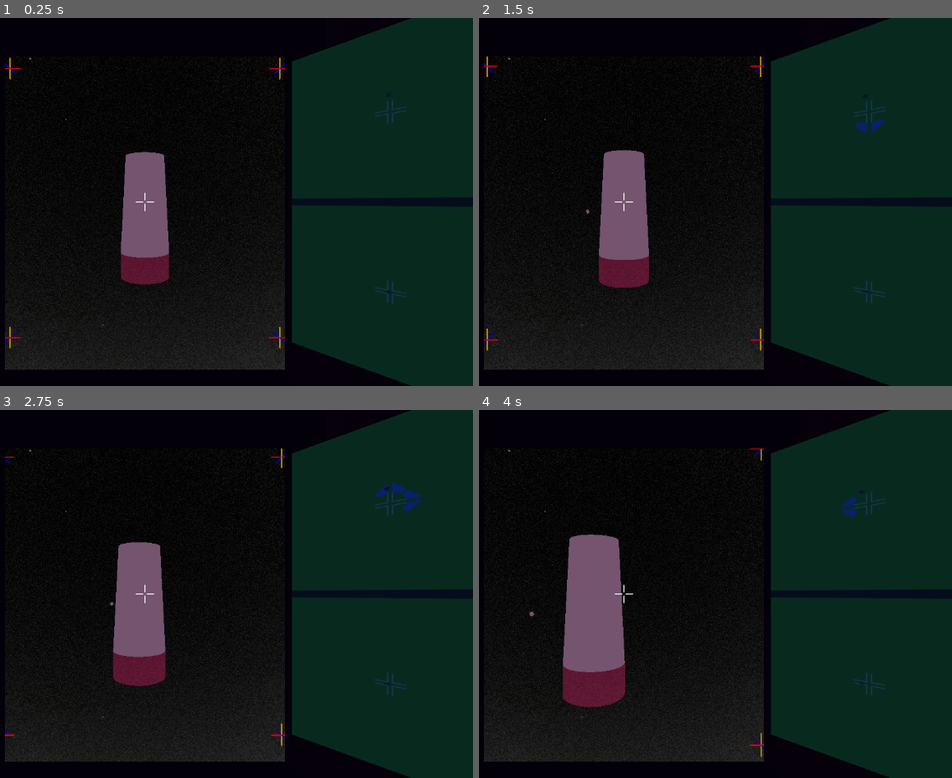
Above: before the commit, frames 1-4 (two rows, left to right).
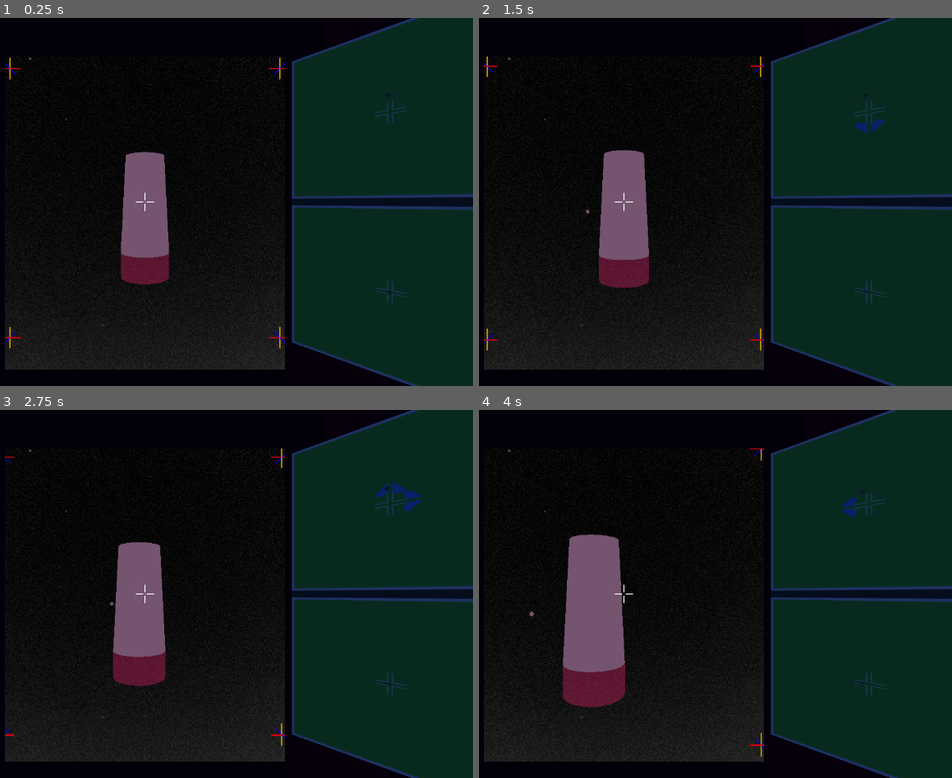
Above: after the commit, the same moments.

Repository: Wake1st/SpaceFlyer
Game: Godot game, scene res://level/space.tscn
Two runs of this game, one before a commit and one after it. Both use one fixed random seed, a clock stepped at 60 frames per second and the inputs below.
Inputs:
- Up to frame 1 (0.25 s): no input
- Up to frame 2 (1.5 s): tap Enter at 0.5 s; hold W (forward) 0.53-1.28 s; hold A (yaw) 0.53-1.28 s; hold S (backward) from 1.28 s (still down); tap Keypad 8 (a-pitch) at 1.35 s
- Up to frame 3 (2.75 s): tap A (yaw) at 1.55, 2.3 s; tap R (reset_level) at 2 s; release S (backward) at 2.03 s; hold W (forward) from 2.03 s (still down); hold Keypad 6 (a-roll) from 2.03 s (still down)
- Up to frame 4 (4 s): release Keypad 6 (a-roll) at 2.78 s; tap D (a_yaw) at 2.85 s; tap A (yaw) at 3.05 s; release W (forward) at 3.53 s; hold Keypad 4 (left) from 3.53 s (still down); hold A (yaw) from 3.53 s (still down); tap F (action) at 3.6 s

The runs differ from the first frame. In frame 1, 1.5% of the frame differs, in the area x 61-100%, y 0-100%; in frame 2, 1.5%; in frame 3, 1.5%; in frame 4, 1.5%.

Commit message:
more tweaks - still wont draw on all screens

Diff:
--- a/hardware/radar_panel/radar_background.tres
+++ b/hardware/radar_panel/radar_background.tres
@@ -2,3 +2,9 @@
 
 [resource]
 bg_color = Color(0.392157, 0.756863, 0.309804, 1)
+border_width_left = 4
+border_width_top = 4
+border_width_right = 4
+border_width_bottom = 4
+border_color = Color(0.984314, 0.862745, 0.945098, 1)
+anti_aliasing = false
--- a/hardware/radar_panel/radar_panel.gd
+++ b/hardware/radar_panel/radar_panel.gd
@@ -3,7 +3,7 @@
 
 @export var controlsCapture:Node
 @export var scanningDistance = 1000
-@export var innerBorder = 10
+@export var innerBorder = 6
 
 var ping:Sprite2D
 var pingScale
@@ -57,6 +57,7 @@
 
 func reference_capture():
 	ping = %Screen/References/RadarPing
+
 	XYWindow = %Screen/Active/XYScan
 	XZWindow = %Screen/Active/XZScan
 	ZYWindow = %Screen/Active/ZYScan
@@ -95,28 +96,28 @@
 
 func draw_thrusts(dir:Vector3):
 	if dir.x > 0:
+		draw_motion(XZWindow,thrustRight)
 		draw_motion(XYWindow,thrustRight)
-		draw_motion(XZWindow,thrustRight)
 		draw_motion(ZYWindow,thrustTowards)
 	if dir.x < 0:
+		draw_motion(XZWindow,thrustLeft)
 		draw_motion(XYWindow,thrustLeft)
-		draw_motion(XZWindow,thrustLeft)
 		draw_motion(ZYWindow,thrustAway)
 	if dir.y > 0:
+		draw_motion(XZWindow,thrustTowards)
 		draw_motion(XYWindow,thrustUp)
-		draw_motion(XZWindow,thrustTowards)
 		draw_motion(ZYWindow,thrustUp)
 	if dir.y < 0:
+		draw_motion(XZWindow,thrustAway)
 		draw_motion(XYWindow,thrustDown)
-		draw_motion(XZWindow,thrustAway)
 		draw_motion(ZYWindow,thrustDown)
 	if dir.z > 0:
+		draw_motion(XZWindow,thrustDown)
 		draw_motion(XYWindow,thrustTowards)
-		draw_motion(XZWindow,thrustDown)
 		draw_motion(ZYWindow,thrustLeft)
 	if dir.z < 0:
+		draw_motion(XZWindow,thrustUp)
 		draw_motion(XYWindow,thrustAway)
-		draw_motion(XZWindow,thrustUp)
 		draw_motion(ZYWindow,thrustRight)
 
 
@@ -153,13 +154,12 @@
 		window.position.x + window.size.x/2,
 		window.position.y + window.size.y/2
 	)
-	print("pos: ", s.position)
 	window.add_child(s)
+	print("pos: ", window.get_child(window.get_child_count()-1).position)
 
 
 func draw_items():
 	for coord in pingCoords:
-#		print("coords: ", coord.xy, coord.xz, coord.zy)
 		draw_ping(XYWindow, coord.xy, xyFlip)
 		draw_ping(XZWindow, coord.xz, xzFlip)
 		draw_ping(ZYWindow, coord.zy, zyFlip)
@@ -183,7 +183,7 @@
 		window.size.y - innerBorder,
 	)
 
-	p.transform[2] = Vector2(clampHorizontal, clampVertical)
+	p.position = Vector2(clampHorizontal, clampVertical)
 	window.add_child(p)
 
 
--- a/hardware/radar_panel/radar_panel.tscn
+++ b/hardware/radar_panel/radar_panel.tscn
@@ -15,8 +15,6 @@
 
 [sub_resource type="QuadMesh" id="QuadMesh_yedgm"]
 
-[sub_resource type="CompressedTexture2D" id="CompressedTexture2D_ab462"]
-
 [node name="RadarPanel" type="Node3D"]
 script = ExtResource("1_4tnm2")
 
@@ -28,6 +26,17 @@
 unique_name_in_owner = true
 
 [node name="Active" type="Node2D" parent="Screen"]
+
+[node name="XZScan" type="Panel" parent="Screen/Active"]
+offset_right = 250.0
+offset_bottom = 250.0
+theme_override_styles/panel = ExtResource("3_wh8w6")
+metadata/_edit_use_anchors_ = true
+
+[node name="XZCenter" type="Sprite2D" parent="Screen/Active"]
+z_index = 100
+position = Vector2(125, 125)
+texture = ExtResource("3_bj0be")
 
 [node name="XYScan" type="Panel" parent="Screen/Active"]
 anchors_preset = 2
@@ -43,17 +52,6 @@
 [node name="XYCenter" type="Sprite2D" parent="Screen/Active"]
 z_index = 100
 position = Vector2(125, 387)
-texture = ExtResource("3_bj0be")
-
-[node name="XZScan" type="Panel" parent="Screen/Active"]
-offset_right = 250.0
-offset_bottom = 250.0
-theme_override_styles/panel = ExtResource("3_wh8w6")
-metadata/_edit_use_anchors_ = true
-
-[node name="XZCenter" type="Sprite2D" parent="Screen/Active"]
-z_index = 100
-position = Vector2(387, 387)
 texture = ExtResource("3_bj0be")
 
 [node name="ZYScan" type="Panel" parent="Screen/Active"]
@@ -74,7 +72,7 @@
 
 [node name="ZYCenter" type="Sprite2D" parent="Screen/Active"]
 z_index = 100
-position = Vector2(125, 125)
+position = Vector2(387, 387)
 texture = ExtResource("3_bj0be")
 
 [node name="References" type="Control" parent="Screen"]
@@ -128,7 +126,7 @@
 texture = ExtResource("11_daio2")
 
 [node name="RollNeg" type="Sprite2D" parent="Screen/References"]
-texture = SubResource("CompressedTexture2D_ab462")
+texture = ExtResource("11_daio2")
 flip_h = true
 
 [node name="CanvasLayer" type="CanvasLayer" parent="Screen"]
Not shown: 1 places in hardware/radar_panel/radar_panel.tscn that only renumber resources
